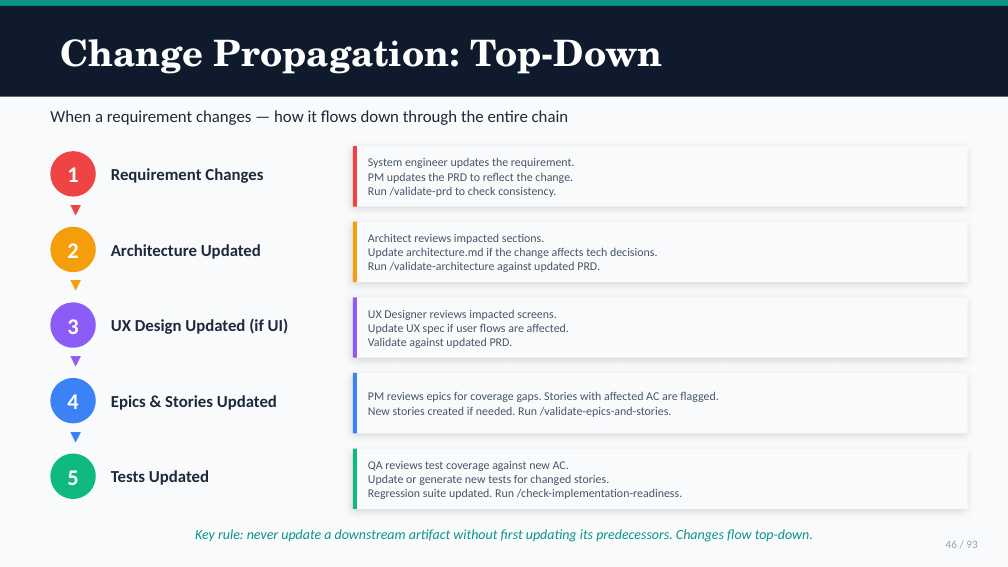
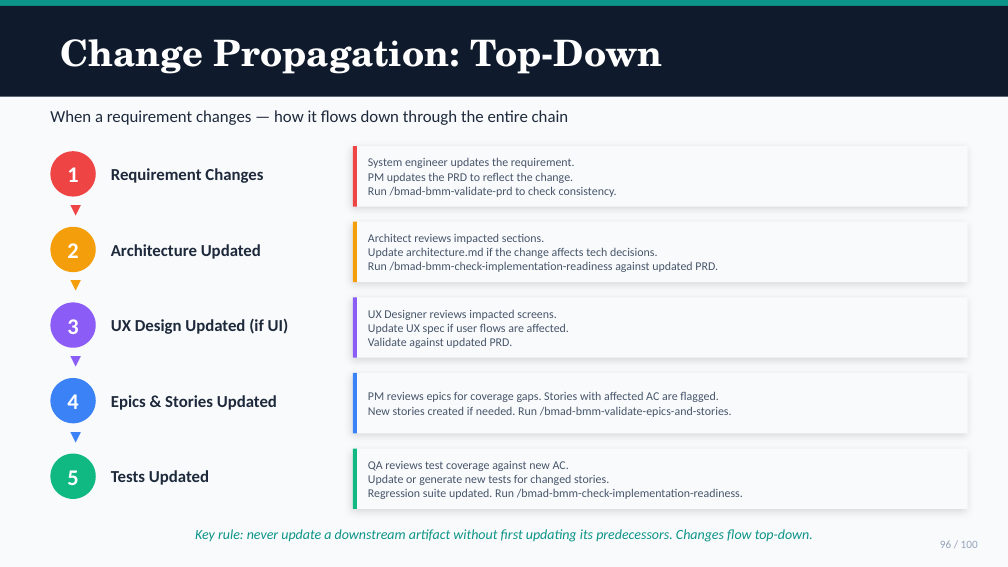
Before and after one commit to mayafit/AI_Agents, a slide deck: slide 96 of _bmad-output/methodology/BMAD_AI_Development_Training.pptx (slide 46 before the commit). Drawn at 1008x567 pixels with LibreOffice and Linux fonts; fonts in the diff are those of the drawing. Boxes give left, top, right and bottom in pixels: in the first picture for what was removed or moved away, otherwise in the second. Text is boxed around its words. In the diff, an @@ line names an element or a change of style, - is before the commit and + after.

```diff
--- a/_bmad-output/methodology/BMAD_AI_Development_Training.pptx
+++ b/_bmad-output/methodology/BMAD_AI_Development_Training.pptx
@@ text at bbox=[368, 186, 617, 197]: text changed @@
-Run /validate-prd to check consistency.
+Run /bmad-bmm-validate-prd to check consistency.
@@ text at bbox=[368, 261, 718, 272]: text changed @@
-Run /validate-architecture against updated PRD.
+Run /bmad-bmm-check-implementation-readiness against updated PRD.
@@ text at bbox=[368, 406, 732, 417]: text changed @@
-New stories created if needed. Run /validate-epics-and-stories.
+New stories created if needed. Run /bmad-bmm-validate-epics-and-stories.
@@ text at bbox=[368, 488, 743, 499]: text changed @@
-Regression suite updated. Run /check-implementation-readiness.
+Regression suite updated. Run /bmad-bmm-check-implementation-readiness.
@@ text at bbox=[940, 540, 978, 548]: text changed @@
-46 / 93
+96 / 100
```
Also in this commit, not shown: 72 other slides changed, 25 slides added, 18 slides removed, 5 other files.
